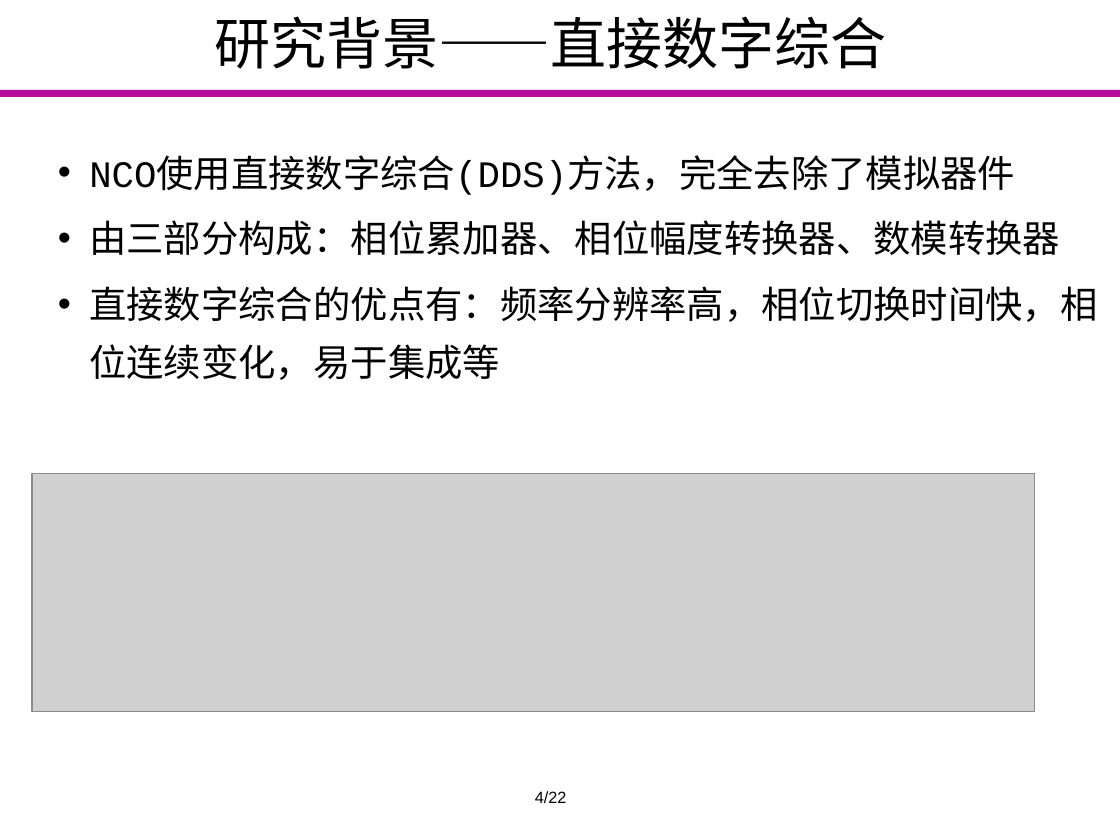
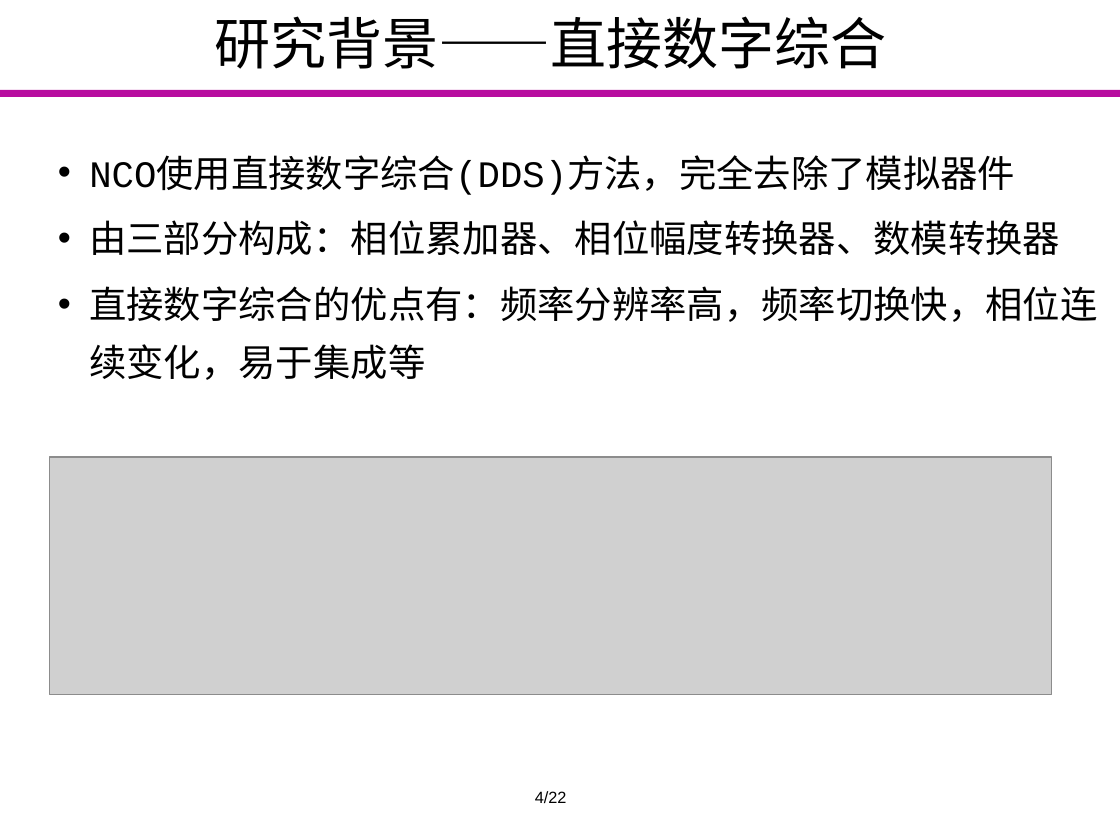
Before and after one commit to Markov2016/kaiti, a slide deck: slide 5 of ppt/yyx_v1.0.pptx. Drawn at 1120x840 pixels with LibreOffice and Linux fonts; fonts in the diff are those of the drawing; grey boxes stand for pictures; background and template pictures are left out. Boxes give left, top, right and bottom in pixels: in the first picture for what was removed or moved away, otherwise in the second. Text is boxed around its words. In the diff, an @@ line names an element or a change of style, - is before the commit and + after.

```diff
--- a/ppt/yyx_v1.0.pptx
+++ b/ppt/yyx_v1.0.pptx
@@ text at [89, 286, 1097, 380]: text changed @@
-• 直接数字综合的优点有：频率分辨率高，相位切换时间快，相位连续变化，易于集成等
+• 直接数字综合的优点有：频率分辨率高，频率切换快，相位连续变化，易于集成等
@@ picture: place and size @@
-picture at [32, 474, 1035, 711]
+picture at [49, 457, 1052, 694]
```
Also in this commit, not shown: 5 other slides changed, 5 slides added, 12 slides removed.
